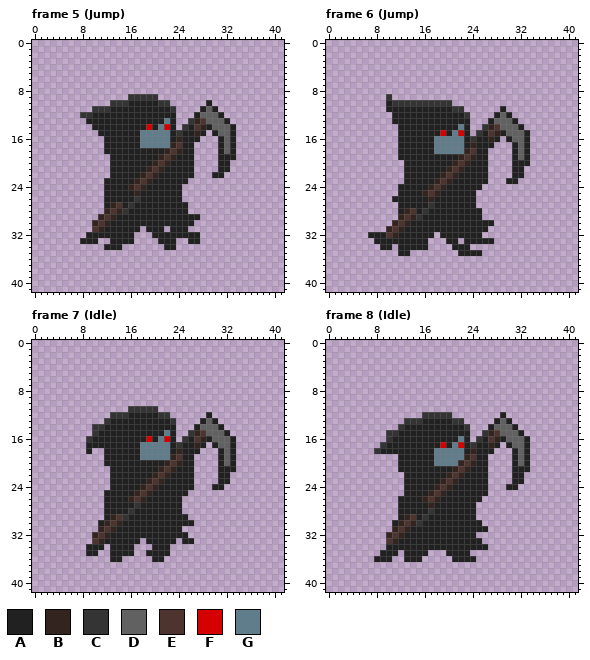
File history of a pixel-art file, Assets/Animation/Reaper/ReaperSpriteSheet.ase. Above, as it was before the edit.
42x42 pixels, 13 frames. Pixels under 10% opacity are left out. Colours within 5 levels of each other are drawn and written as one. Shown: frame 5 (Jump), frame 6 (Jump), frame 7 (Idle), frame 8 (Idle). The commit also changed other frames, which this record leaves out.
Palette (. is transparent): A #212121  B #342420  C #343434  D #616161  E #4e342e  F #d50000  G #607d8b
Pixels before, frame 5 (Jump), first column x 8:
 9 ........CCCCC.............
10 .....CCCAAAAACC......A....
11 ..CCCAAAAAAAAAAC....ADA...
12 CCAAAAAAAAAAAAAA...ADDDA..
13 .AAAAAAAAAAAAAGA..CBEDDDA.
14 ..AAAAAAAAAFAGFA.CAEBADDDA
15 ...AAAAAAAGGGGGACAABA.ADDA
16 ....AAAAAAGGGGGABAAA...ADA
17 ....AAAAAAGGGGGBEAA....ADA
18 ....AAAAAAAAAABEBAA....ADA
19 .....AAAAAAAABEBAAA....AAA
20 .....AAAAAAABEBAAAA....AA.
21 .....AAAAAABEBAAAAA....AA.
22 .....AAAAABEBAAAAAA...AA..
23 ....AAAAABEBAAAAAA........
24 ....AAAABEBAAAAAA.........
25 ....AAAAABAAAAAAA.........
26 ....AAAAACAAAAAAA.........
27 ....ABEACAAAAAAAAA........
28 ....BEBCAAAAAAAAAA........
29 ...BEBAAAAAAAAAAAAAA......
30 ..BEBAAAAAAAAAAAAAA.......
31 ..EBAAAAAA.AAA.AAA........
32 .AAAAAAAA...AAAAAAAA......
33 AAA..AAAA....AAA..AA......
34 ....AAA.......AA..........
Pixels before, frame 6 (Jump), first column x 7:
 9 ...C.......................
10 ...ACCCCCCCCCC.............
11 ...AAAAAAAAAAACC......A....
12 ....AAAAAAAAAAAAC....ADA...
13 ....AAAAAAAAAAAAA...ADDDA..
14 .....AAAAAAAAAAGA..CBEDDDA.
15 .....AAAAAAAFAGFA.CAEBADDDA
16 .....AAAAAAGGGGGACAABA.ADDA
17 .....AAAAAAGGGGGABAAA...ADA
18 .....AAAAAAGGGGGBEAA....ADA
19 .....AAAAAAAAAABEBAA....ADA
20 ......AAAAAAAABEBAAA....AAA
21 ......AAAAAAABEBAAAA....AA.
22 ......AAAAAABEBAAAAA....AA.
23 ......AAAAABEBAAAAAA...AA..
24 .....AAAAABEBAAAAAA........
25 .....AAAABEBAAAAAA.........
26 ....AAAAAABAAAAAAA.........
27 .....AAAAACAAAAAAA.........
28 .....ABEACAAAAAAAAA........
29 .....BEBCAAAAAAAAAA........
30 ....BEBAAAAAAAAAAAAAA......
31 ...BEBAAAAAAAAAAAAAA.......
32 AAAEBAAAAAA.AAAAAAA........
33 .AAAAAAAAA...AA.AAAAA......
34 ..AA.AAAAA....AAA..........
35 .....AA........AAAA........
Pixels before, frame 7 (Idle), first column x 9:
11 .......CCCCC.............
12 ....CCCAAAAACC......A....
13 ...CAAAAAAAAAAC....ADA...
14 .CCAAAAAAAAAAAA...ADDDA..
15 .CAAAAAAAAAAAGA..CBEDDDA.
16 CAAAAAAAAAFAGFA.CAEBADDDA
17 AAAAAAAAAGGGGGACAABA.ADDA
18 A..AAAAAAGGGGGABAAA...ADA
19 ...AAAAAAGGGGGBEAA....ADA
20 ...AAAAAAAAAABEBAA....ADA
21 ....AAAAAAAABEBAAA....AAA
22 ....AAAAAAABEBAAAA....AA.
23 ....AAAAAABEBAAAAA....AA.
24 ....AAAAABEBAAAAAA...AA..
25 ...AAAAABEBAAAAAA........
26 ...AAAABEBAAAAAA.........
27 ...AAAAACAAAAAAA.........
28 ...AAAACAAAAAAAA.........
29 ...ABECAAAAAAAAAA........
30 ..ABEBAAAAAAAAAAAA.......
31 ..BEBAAAAAAAAAAA.........
32 .BEBAAAAAAAAAAAAA........
33 .EBAAAAAA.AAAAA.AA.......
34 AAA.AAAA...AAA...........
35 AA..AAAA..AAAA...........
36 ....AA.....AA............
Pixels before, frame 8 (Idle), first column x 8:
12 ........CCCCC........A....
13 .....CCCAAAAACC.....ADA...
14 ....CAAAAAAAAAAC...ADDDA..
15 ..CCAAAAAAAAAAAA..CBEDDDA.
16 ..CAAAAAAAAAAAGA.CAEBADDDA
17 .CAAAAAAAAAFAGFACAABA.ADDA
18 CAAAAAAAAAGGGGGABAAA...ADA
19 ....AAAAAAGGGGGBEAA....ADA
20 ....AAAAAAGGGGBEBAA....ADA
21 ....AAAAAAAAABEBAAA....AAA
22 .....AAAAAAABEBAAAA....AA.
23 .....AAAAAABEBAAAAA....AA.
24 .....AAAAABEBAAAAAA...AA..
25 .....AAAABEBAAAAAAA.......
26 ....AAAABEBAAAAAAA........
27 ....AAAAABAAAAAAA.........
28 ....AAAAACAAAAAAA.........
29 ....ABEACAAAAAAAA.........
30 ...ABEBCAAAAAAAAAA........
31 ...BEBAAAAAAAAAAAAA.......
32 ..BEBAAAAAAAAAAAA.........
33 ..EBAAAAAAAAAAAAAA........
34 ..AAAAAAAAAAAAAAAAA.......
35 .AAA.AAAA...AAAA..........
36 AAA..AAA.....AAAA.........
After:
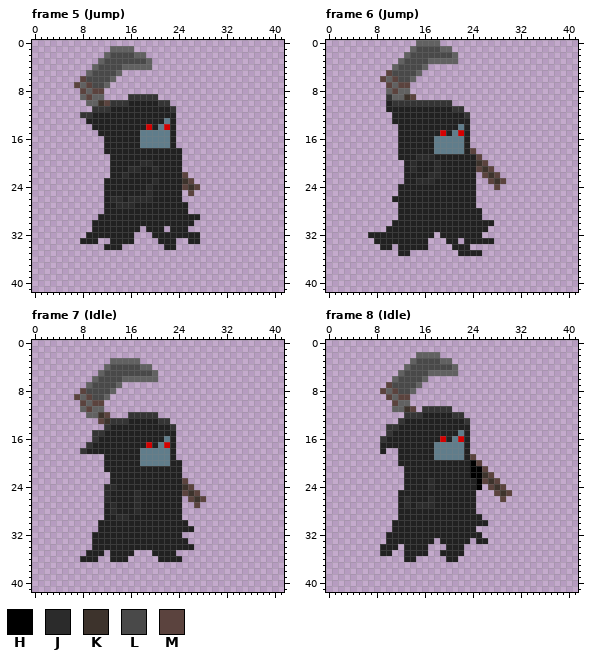
Colours new in this view: H #000000  J #2b2b2b  K #3d332c  L #494949  M #5b433e
Message: attack anim reaper
What changed:
layer "Layer 1" added
layer "Body" added
layer "Arms" added
layer "Layer" removed
Changed rows in their new state; - is an unchanged pixel.
Frame 5 (Jump):
first column x 7:
 1 ------DDDD-----------------
 2 -----DLLLLDD---------------
 3 ----DLLLLLLLD--------------
 4 ---DLLLLDDDDD--------------
 5 --DLLLLD-------------------
 6 -MLLLLD--------------------
 7 MDMLLD---------------------
 8 -MDMM----------------------
 9 -DMDD----------------------
10 --DDKM----------------.----
11 ---------------------...---
12 --------------------.....--
13 -------------------.......-
14 ------------------.........
15 -----------------.....-....
16 -----------------....---...
17 ----------------A...----...
18 ---------------AAA..----...
19 --------------AAA-..----...
20 -----------JJAAA--..----..-
21 ---------JJ-AJA---..----..-
22 --------J--AAA----M.---..--
23 ----------AAAJ----KM-------
24 ---------AAAJ-----MKM------
25 ----------A-J------M-------
26 ------JJ-JJJJ--------------
27 ------AJJJ-----------------
28 -----AAAA------------------
29 ----AAA--------------------
30 ---AAA---------------------
31 ---AA----------------------
Frame 6 (Jump):
first column x 9:
 0 ------DDDD---------------
 1 -----DLLLLDD-------------
 2 ----DLLLLLLLD------------
 3 ---DLLLLDDDDD------------
 4 --DLLLLD-----------------
 5 -MLLLLD------------------
 6 MDMLLD-------------------
 7 -MDMM--------------------
 8 -DMDD--------------------
 9 --DDKM-------------------
11 --------------------.----
12 -------------------...---
13 ------------------.....--
14 -----------------.......-
15 ----------------.........
16 ---------------.....-....
17 ---------------....---...
18 --------------AM..----...
19 ------JJJ----AAAM.----...
20 -----J---J--AAA-KM----...
21 -----J---J-AAA--MKM---..-
22 --------JJAAA---.MKM--..-
23 ------JJJAAA----..MKM..--
24 --------AAA-----.--M-----
25 -------AAA---------------
26 --------A----------------
27 --------A----------------
28 ----AA-A-----------------
29 ---AAAA------------------
30 --AAA--------------------
31 -AAA---------------------
32 -AA----------------------
Frame 7 (Idle):
first column x 7:
 3 ------DDDDD----------------
 4 -----DLLLLLDD--------------
 5 ----DLLLLLLLLD-------------
 6 ---DLLLLDDDDDD-------------
 7 --DLLLLD-------------------
 8 -MLLLLD--------------------
 9 MDMLLD---------------------
10 -MDMM----------------------
11 -DMDD----.....-------------
12 --DDKM...CCCCC..------.----
13 ----MKCCC-----CC.----...---
14 ---..C----------C---.....--
15 ----C----------A---.......-
16 --.C--------A-AG--.........
17 --C--------AFA-F-.....-....
18 -C-AA------------....---...
19 ----------------A...----...
20 -----------GGGGGAA..----...
21 -----A--------AAA-..----...
22 -------------AAA--..----..-
23 ------------AAA---M.----..-
24 -----JJ----AAA----KM---..--
25 -----J----JAA-----MKM------
26 -----J---AJA-------MKM-----
27 ------J---J---------M------
28 ------J--AJ----------------
29 ------AJJ---------.--------
30 -----AAA-----------.-------
31 ----AAA-----------AA-------
32 ---AAA------------.--------
33 ---AA------A-----A-.-------
34 --.--A----AAA---AAAA-------
35 ----A-------.---A----------
36 -AAA----A----.-AAA---------
Frame 8 (Idle):
first column x 8:
 2 -------DDDD---------------
 3 ------DLLLLDD-------------
 4 -----DLLLLLLLD------------
 5 ----DLLLLDDDDD------------
 6 ---DLLLLD-----------------
 7 --MLLLLD------------------
 8 -MDMLLD-------------------
 9 --MDMM--------------------
10 ---MDD--------------------
11 ---DDKM-CCCCC-------------
12 -----CCCAAAAACC------.----
13 ----CAAA-----AAC----...---
14 --CCA----------A---.....--
15 ---A----------G---.......-
16 -CA--------F-GF--.........
17 -A--------GGG-G-.....-....
18 .-..------------....---...
19 ---------------AM..----...
20 ----------AAAAAAHM.----...
21 ----.--------AAAHHM----...
22 ------------AAA-HHKM---..-
23 ---------J-AAA---HMKM--..-
24 ---------JAAA----H.MKM..--
25 ----A----AAA-----..-MKM---
26 -----J--AJA------.---M----
27 -----J-JJJ----------------
28 ---------A----------------
29 -----AA-A--------A--------
30 ----AAAA----------A-------
31 ---AAA-----------..-------
32 --AAA------------A--------
33 --AA------.-----.-A-------
34 -A--.----...---....-------
35 ---.-------A---.----------
36 ...----.----A-...---------
